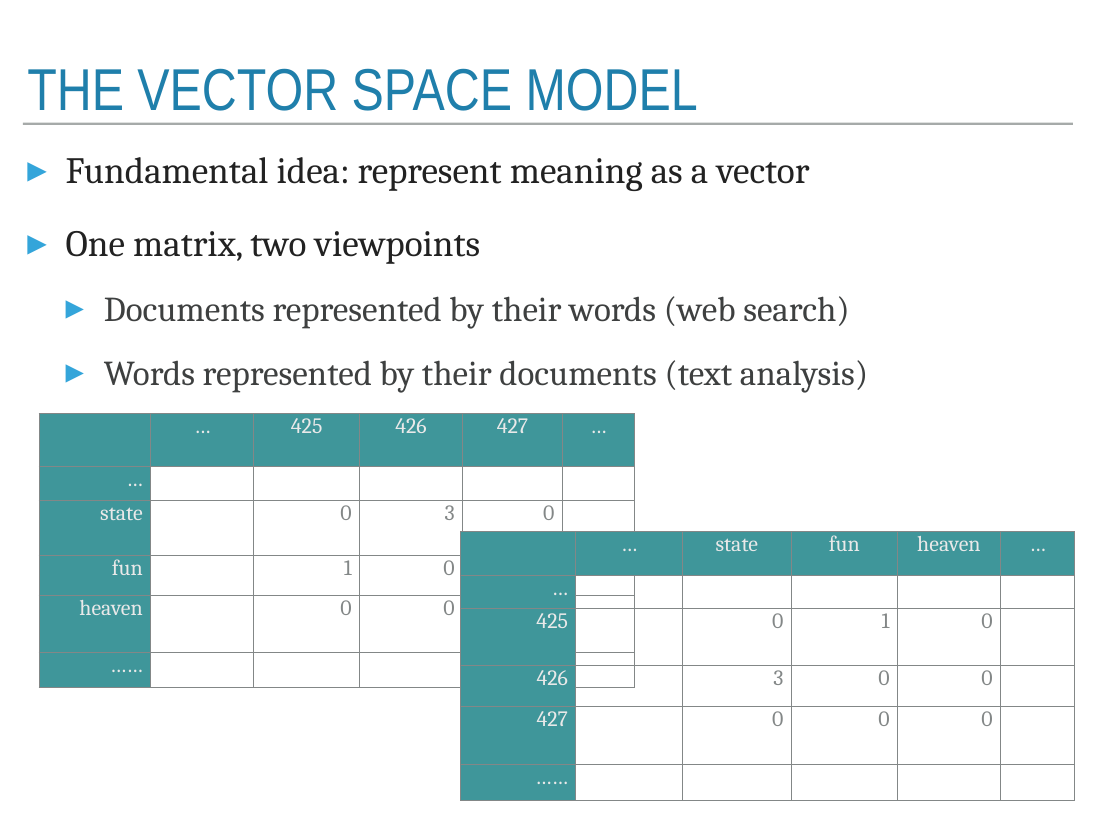
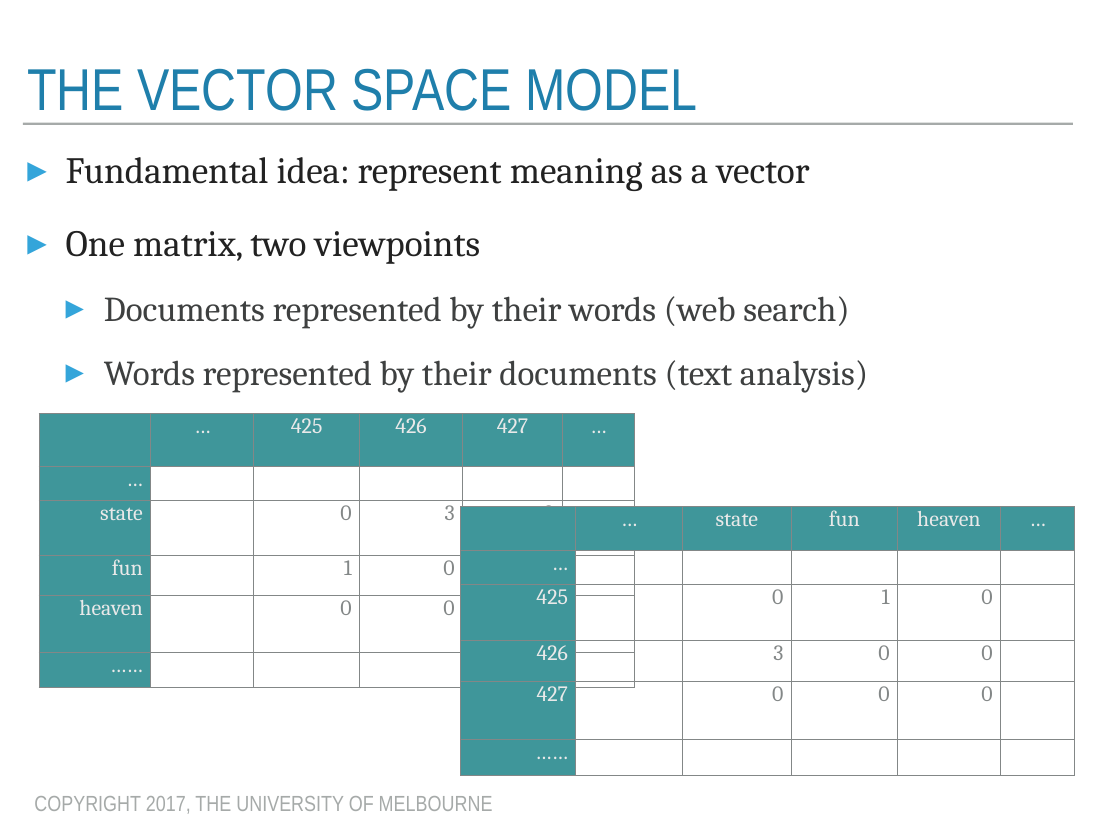
Before and after one commit to trevorcohn/comp90042, a slide deck: slide 11 of slides/WSTA_L9_distributional_semantics.pptx. Drawn at 1120x840 pixels with LibreOffice and Linux fonts; fonts in the diff are those of the drawing. Boxes give left, top, right and bottom in pixels: in the first picture for what was removed or moved away, otherwise in the second. Text is boxed around its words. In the diff, an @@ line names an element or a change of style, - is before the commit and + after.

```diff
--- a/slides/WSTA_L9_distributional_semantics.pptx
+++ b/slides/WSTA_L9_distributional_semantics.pptx
@@ table: place and size @@
-table at bbox=[461, 532, 1074, 801]
+table at bbox=[461, 507, 1074, 777]
@@ text added at bbox=[34, 796, 493, 814], 20 pt, text #A6AAA9 @@
+COPYRIGHT 2017, THE UNIVERSITY OF MELBOURNE
```
Also in this commit, not shown: 22 other slides changed, 7 other files.
